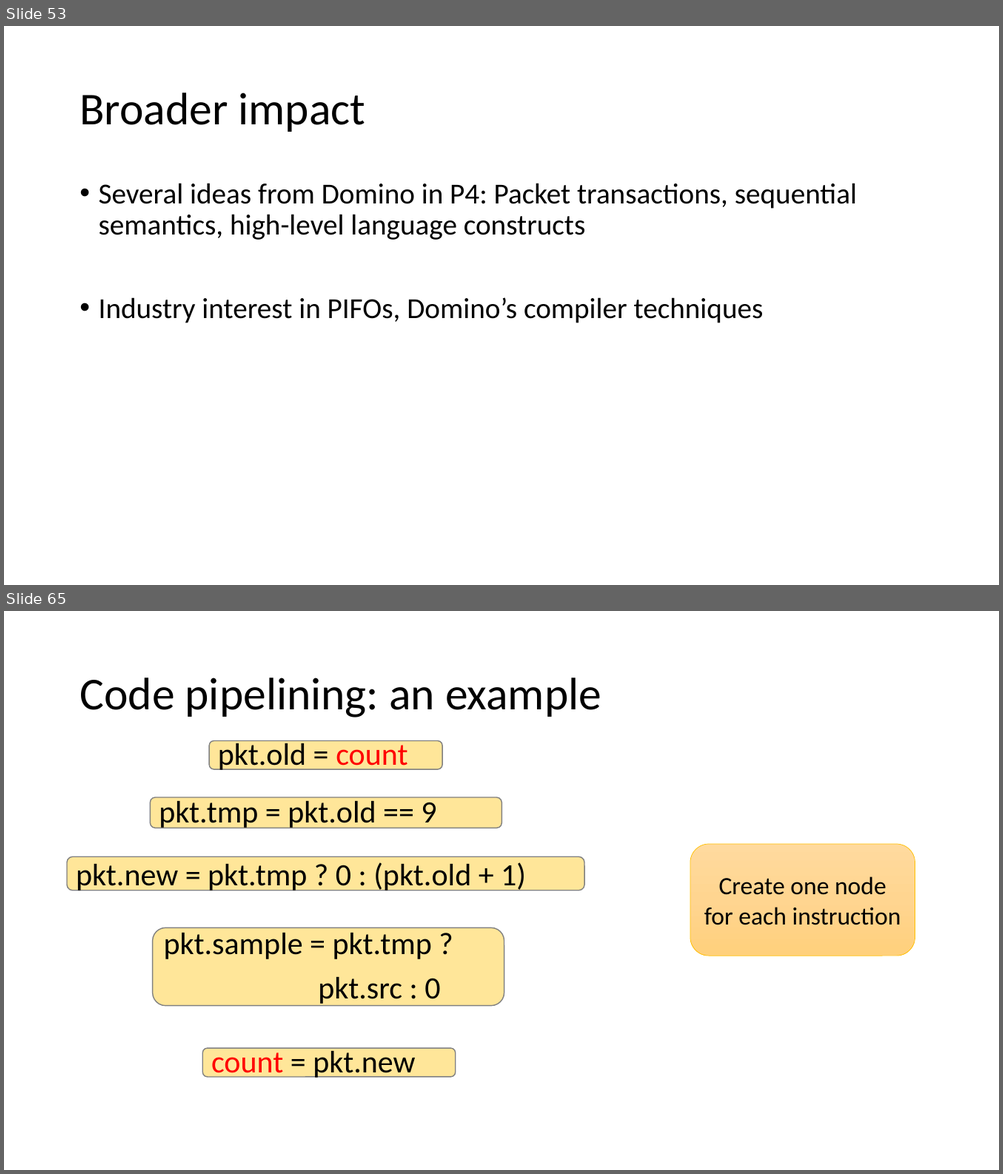
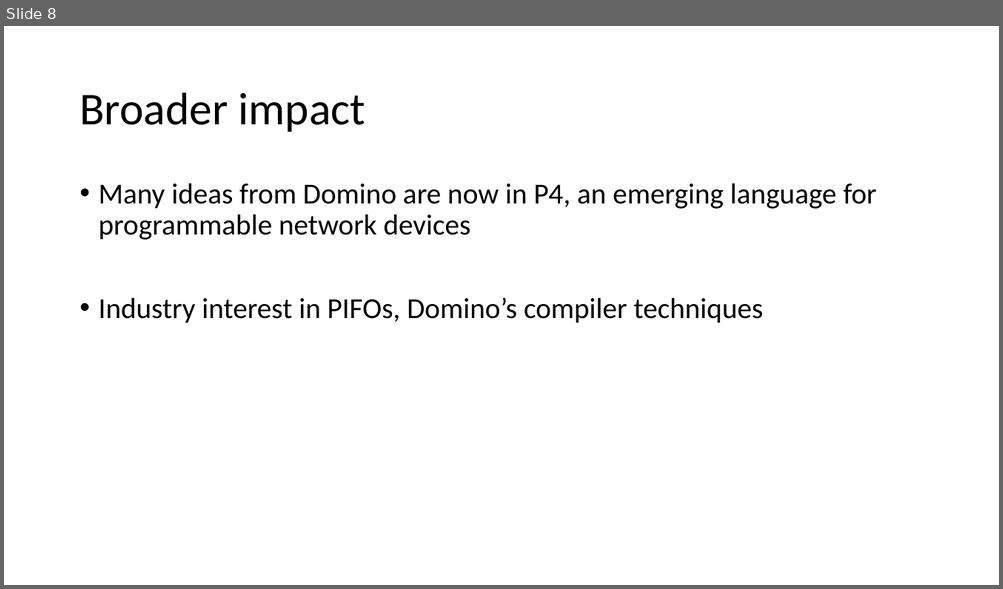
Before and after one commit to anirudhSK/pifo-domino-marple-ppts, a slide deck: nyu_wireless.pptx. Shown one above the other, each under a label of ours: slides 53 and 65 before the commit, slide 8 after it; the slides between them are not shown. The pictures are 1003x1174 and 1003x589 pixels, drawn with LibreOffice and Linux fonts; fonts in the diff are those of the drawing. Boxes give left, top, right and bottom in pixels: in the first picture for what was removed or moved away, otherwise in the second. Text is boxed around its words. In the diff, an @@ line names an element or a change of style, - is before the commit and + after.

```diff
--- a/nyu_wireless.pptx
+++ b/nyu_wireless.pptx
@@ slide 65 removed at <box>4,611,999,1170</box>, background #FFFFFF @@
@@ title removed at <box>79,678,601,718</box> @@
-Code pipelining: an example
@@ rounded rectangle removed at <box>209,741,442,769</box> @@
-pkt.old = count
@@ rounded rectangle removed at <box>151,797,502,828</box> @@
-pkt.tmp = pkt.old == 9
@@ rounded rectangle removed at <box>691,844,915,956</box> @@
-Create one node for each instruction
@@ rounded rectangle removed at <box>67,857,584,891</box> @@
-pkt.new = pkt.tmp ? 0 : (pkt.old + 1)
@@ rounded rectangle removed at <box>153,928,504,1005</box> @@
-pkt.sample = pkt.tmp ?
-pkt.src : 0
@@ rounded rectangle removed at <box>202,1048,455,1077</box> @@
-count = pkt.new
@@ what was slide 53 is now slide 8 @@
@@ slide 8 changed as well @@
@@ text at <box>99,183,876,240</box>: text changed @@
-• Several ideas from Domino in P4: Packet transactions, sequential semantics, high-level language constructs
+• Many ideas from Domino are now in P4, an emerging language for programmable network devices
```
Also in this commit, not shown: 2 other slides changed, 2 slides added, 110 other slides removed.
